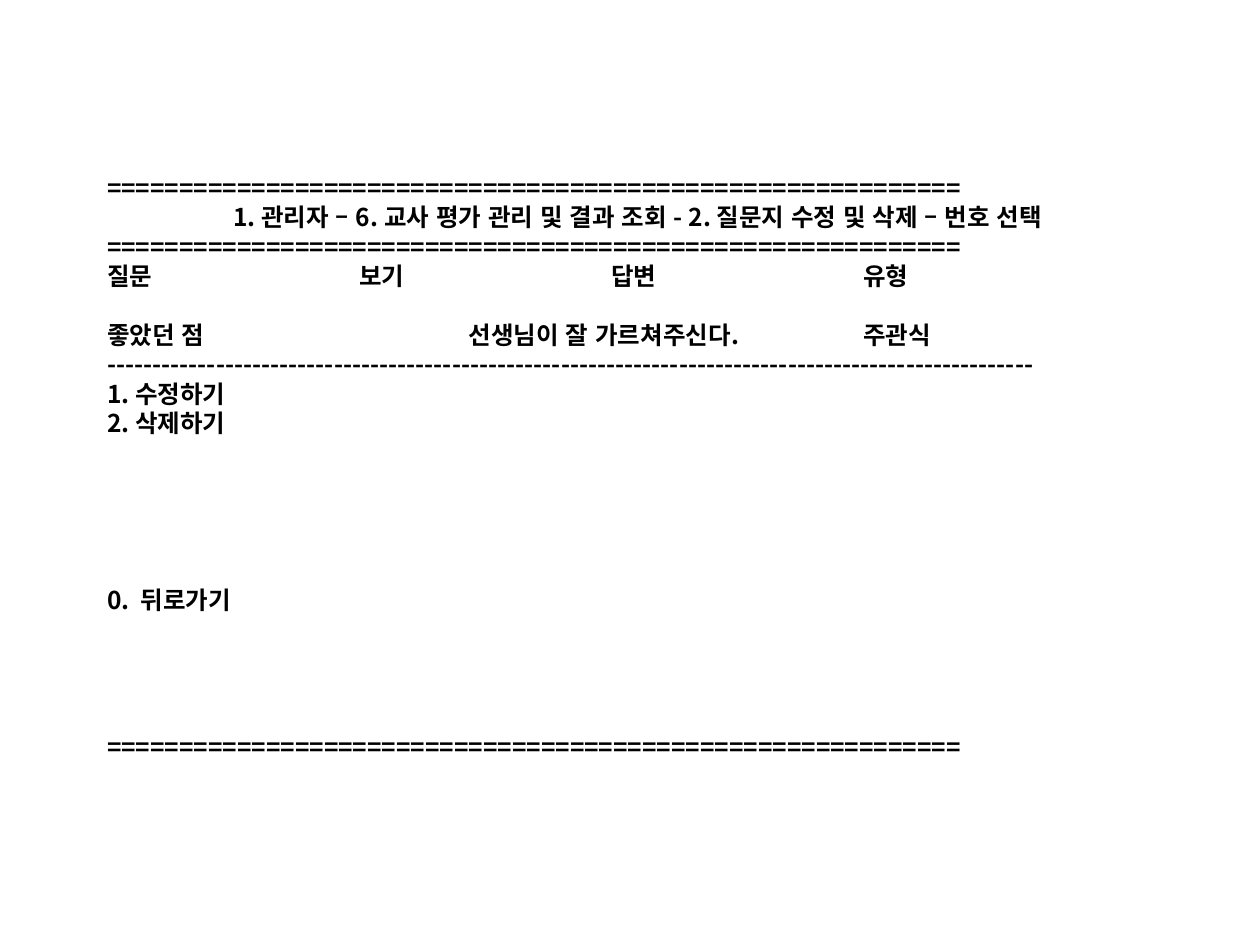
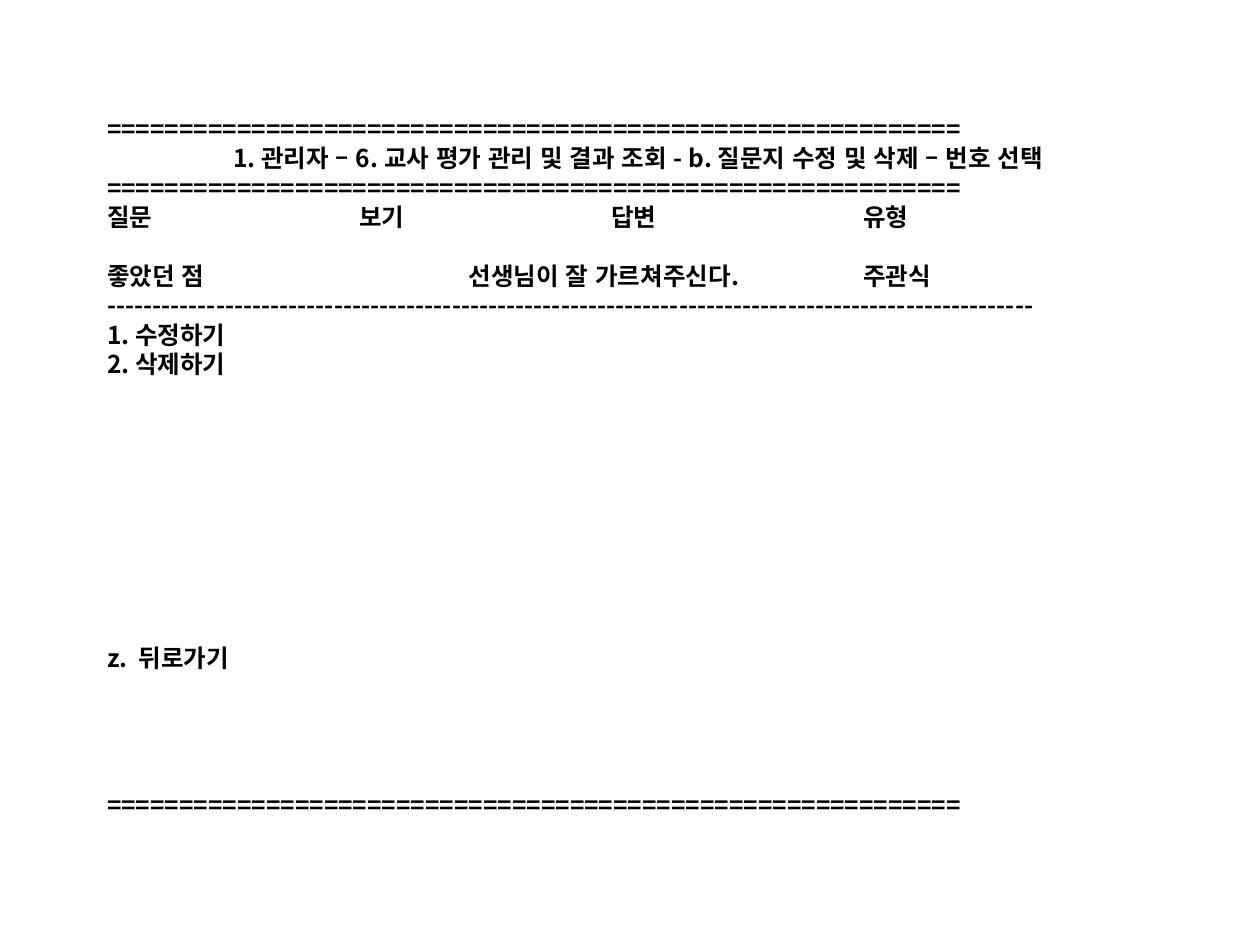
Before and after one commit to Yian-Kim/SEDU-Center, a slide deck: slide 52 of 03. 화면설계/01. 관리자/[디비2조]화면설계_관리자.pptx. Drawn at 1260x945 pixels with LibreOffice and Linux fonts; fonts in the diff are those of the drawing. Boxes give left, top, right and bottom in pixels: in the first picture for what was removed or moved away, otherwise in the second. Text is boxed around its words. In the diff, an @@ line names an element or a change of style, - is before the commit and + after.

```diff
--- a/03. 화면설계/01. 관리자/[디비2조]화면설계_관리자.pptx
+++ b/03. 화면설계/01. 관리자/[디비2조]화면설계_관리자.pptx
@@ text at <box>233,146,1043,170</box>: text changed @@
-===========================================================
-1. 관리자 – 6. 교사 평가 관리 및 결과 조회 - 2. 질문지 수정 및 삭제 – 번호 선택
+===========================================================
+1. 관리자 – 6. 교사 평가 관리 및 결과 조회 - b. 질문지 수정 및 삭제 – 번호 선택
@@ text at <box>107,646,229,669</box>: text changed @@
-0. 뒤로가기
-===========================================================
+z. 뒤로가기
+===========================================================
```
Also in this commit, not shown: 9 other slides changed, 1 slide added.
